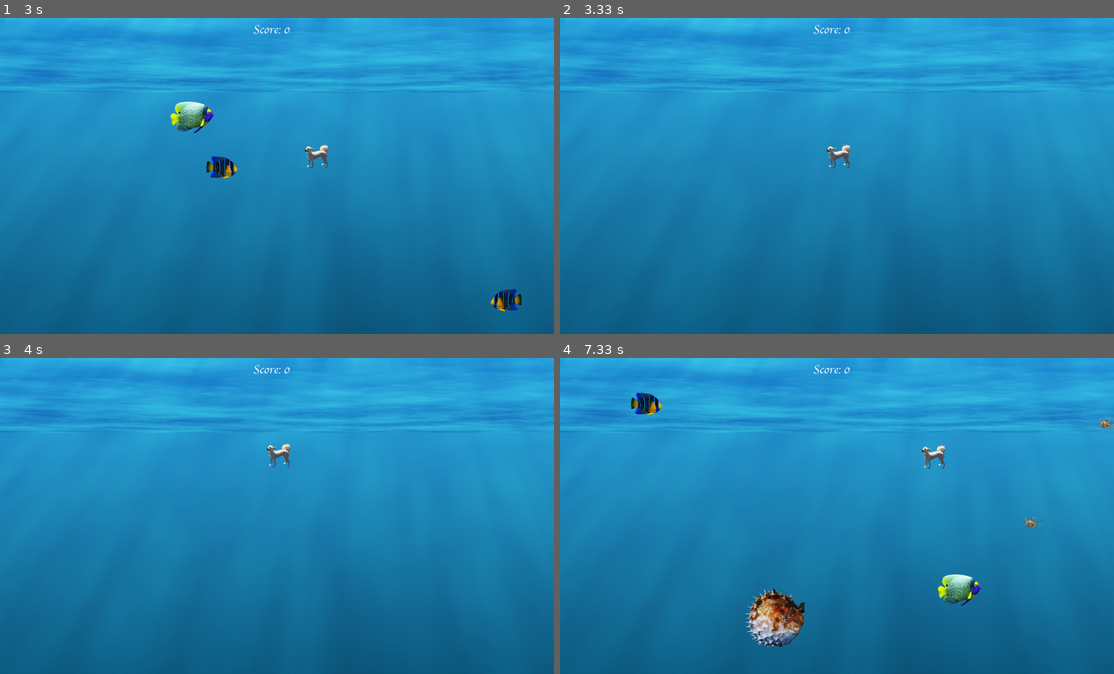
Above: before the commit, frames 1-4 (two rows, left to right).
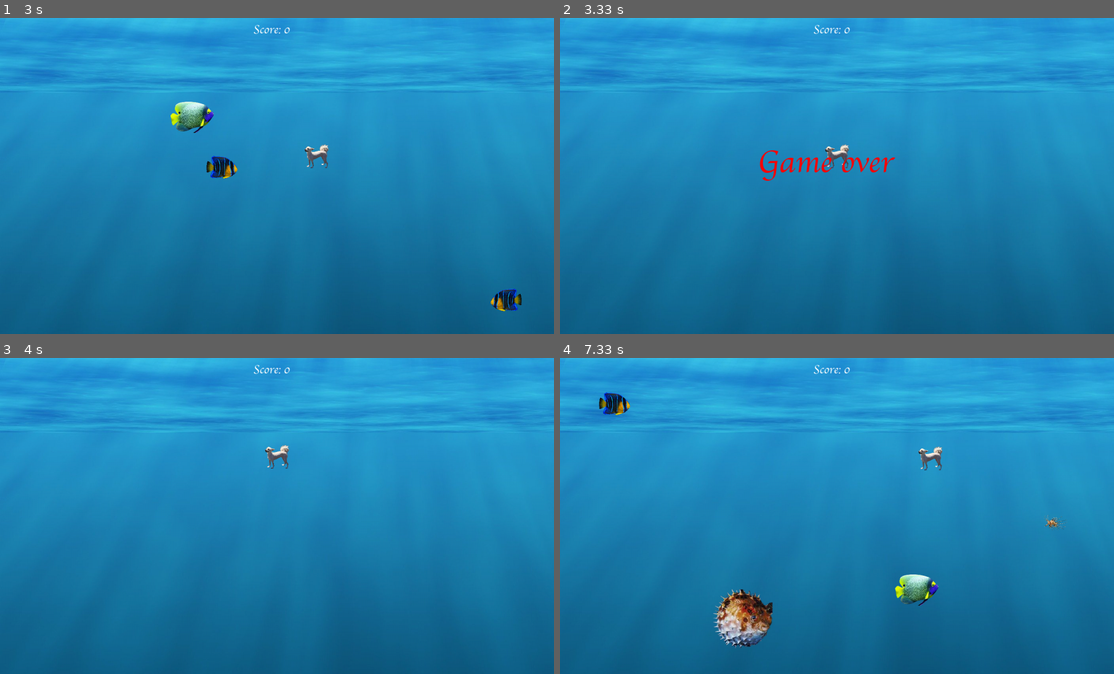
Above: after the commit, the same moments.

Repository: JamesOhJins/Pygame_Demo_Fish
Game: pygame game, started from game.py
The game is run twice, just before and just after one commit, with the same random seed, the same clock (stepped at 60 frames per second) and the same inputs.
Inputs (mouse positions are in pixels of both pictures, inside the frame that each line leads up to):
- Up to frame 1 (3 s): press the mouse at (254, 188) at 0.37 s; move the mouse to (354, 179) at 0.47 s; release the mouse at (454, 166) at 0.6 s; hold Right 0.67-1.13 s; hold Up 1.17-1.47 s; hold Right 1.5-1.97 s; hold Left 2-2.53 s; hold Down 2.57-2.87 s; hold Left from 2.9 s (still down)
- Up to frame 2 (3.33 s): release Left at 3.3 s
- Up to frame 3 (4 s): press the mouse at (254, 528) at 3.37 s; move the mouse to (204, 572) at 3.47 s; release the mouse at (155, 613) at 3.6 s; hold Up from 3.67 s (still down)
- Up to frame 4 (7.33 s): release Up at 4.03 s; hold Right 4.07-4.7 s; hold Down 4.73-5.1 s; hold Left 5.13-5.6 s; hold Right 5.63-6.1 s; hold Up 6.13-6.43 s; hold Right 6.47-6.93 s; hold Left from 6.97 s (still down)

Frame 1 is identical in both runs. In frame 2, 0.6% of the frame differs, in the area x 36-61%, y 39-52%; in frame 3, 0.2%; in frame 4, 4.5%, in the area x 7-100%, y 10-92%.

Commit message:
replay implemented

Diff:
--- a/game.py
+++ b/game.py
@@ -11,6 +11,7 @@
 face_left = True
 #settings
 clock = pygame.time.Clock()
+
 
 color = (0,0,30)
 class obj:
@@ -74,11 +75,14 @@
 d_list = []
 score = 0
 gameover = False
+pausetimerevent = pygame.USEREVENT + 1
+paused = False
 game_font = pygame.font.Font("font.ttf", 30)
-game_over = pygame.font.Font("font.ttf", 100)
+game_over = pygame.font.Font("font.ttf", 80)
 while run:
     clock.tick(80) #FPS
-    count+= 1
+    if not paused:
+        count+= 1
     if count == 60:
         count = 0
         new_fish = random.randint(rashi.sx//10,30+rashi.sx//2)
@@ -125,6 +129,12 @@
     for event in pygame.event.get():
         if event.type == pygame.QUIT:
             run = False
+        if event.type == pygame.MOUSEBUTTONUP:
+            if paused:
+                rashi.rescale(60,60)
+                score = 0
+                gameover = False
+                paused = False
         if event.type == pygame.KEYDOWN:
             if event.key == pygame.K_LEFT:
                 move_left = True
@@ -161,14 +171,12 @@
             if fish in fish_list:
                 fish_list.remove(fish)
         if consume(rashi,fish):
-            game = game_font.render("Score: {}".format(int(score)),True,(255,0,0))
-            screen.blit(game,(size[0]//2 - 60, size[1]//2 + 10))
-            clock.tick(0)
-            count = 0
+            gameover = True
+            paused = True
             fish_list = []
             d_list = []
-            rashi.rescale(60,60)
-            score = 0
+            count = 0
+
     screen.fill(color)
     bg = pygame.image.load("Data/bg.jpg")
     screen.blit(bg,(0,0))
@@ -177,6 +185,10 @@
         fish.show()
     text = game_font.render("Score: {}".format(int(score)),True,(255,255,255))
     screen.blit(text,(size[0]//2 - 60, 5))
+    if gameover:
+        game = game_over.render("Game over",True,(255,0,0))
+        screen.blit(game,(size[0]//2 - 200, size[1]//2 - 100))
+
     pygame.display.flip()
 
     if move_left == True:
